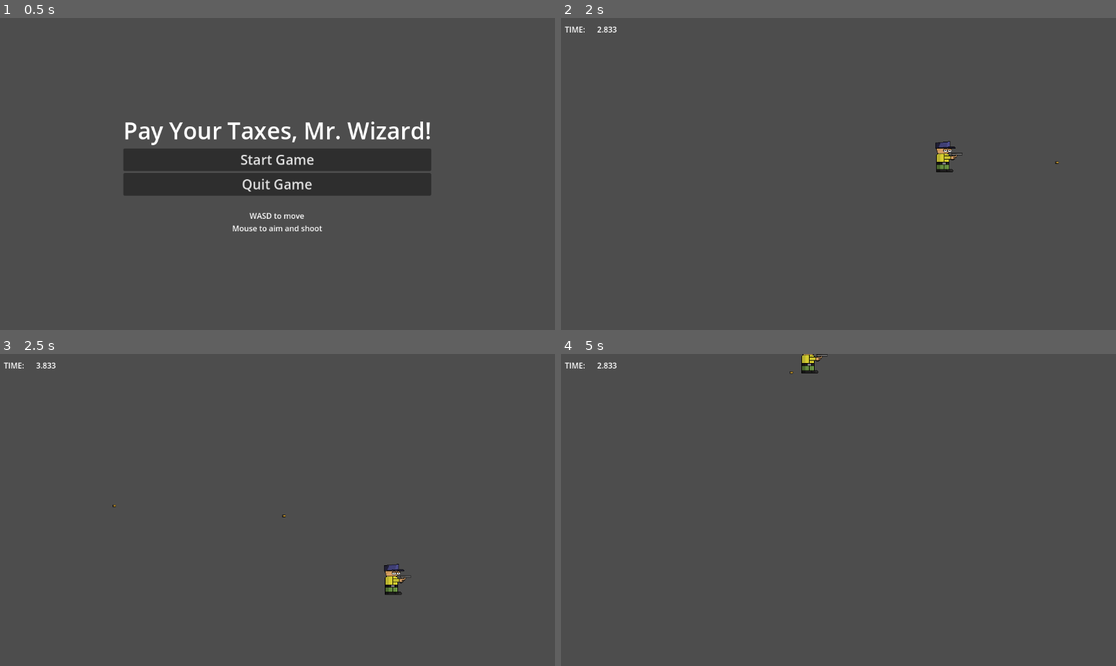
Above: before the commit, frames 1-4 (two rows, left to right).
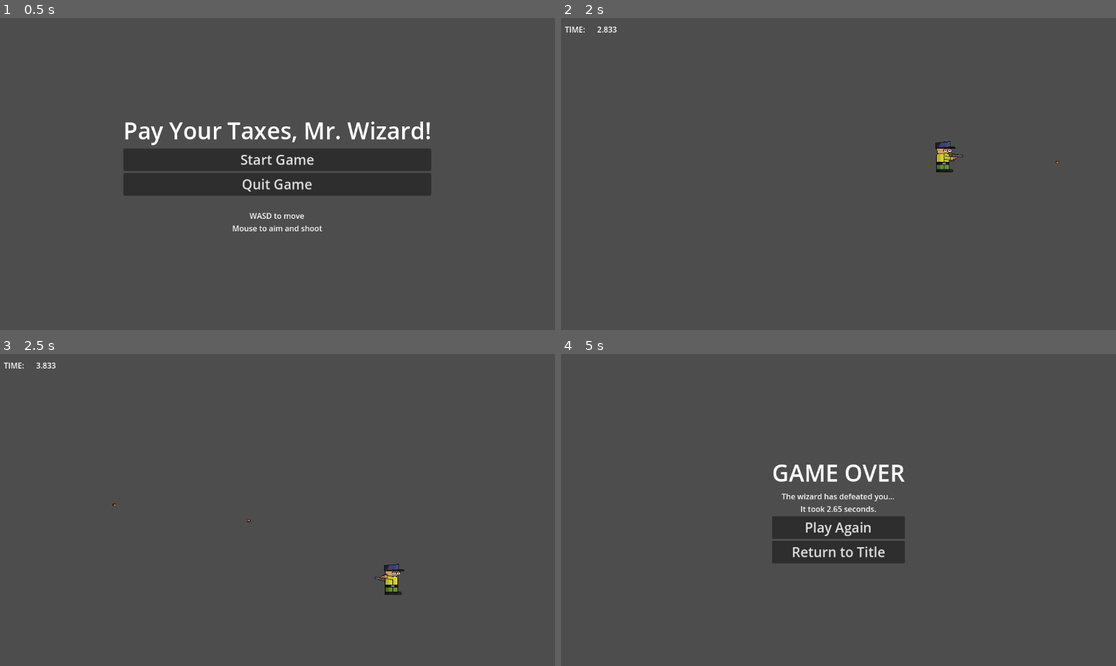
Above: after the commit, the same moments.

Repository: BriarLeaves/gun-wizard-loop-game
Game: Godot game, scene res://start_menu.tscn
The game is run twice, just before and just after one commit, with the same random seed, the same clock (stepped at 60 frames per second) and the same inputs. The engine's default icon, where the game draws it, is replaced by a stand-in: a white triangle on a blue panel in a dark square. Sound files missing from this copy of the repository are replaced by a short silence.
Inputs (mouse positions are in pixels of both pictures, inside the frame that each line leads up to):
- Up to frame 1 (0.5 s): no input
- Up to frame 2 (2 s): click "Start Game" at 0.5 s; tap Enter at 1.25 s; move the mouse to (960, 158) at 1.27 s; hold D (move_right) from 1.28 s (still down); click (960, 158) at 1.35 s
- Up to frame 3 (2.5 s): move the mouse to (166, 525) at 2.02 s; release D (move_right) at 2.03 s; hold S (move_down) from 2.03 s (still down); click (166, 525) at 2.1 s
- Up to frame 4 (5 s): move the mouse to (894, 441) at 2.77 s; release S (move_down) at 2.78 s; hold D (move_right) 2.78-3.5 s; click (894, 441) at 2.85 s; click "Play Again" at 3.5 s; tap Space at 4.25 s; move the mouse to (810, 572) at 4.27 s; hold W (move_up) from 4.28 s (still down); click (810, 572) at 4.35 s

Frame 1 is identical in both runs. In frame 2, less than 0.1% of the frame differs, in the area x 69-90%, y 43-47%; in frame 3, less than 0.1%; in frame 4, 4.5%, in the area x 0-62%, y 0-68%.

Commit message:
Implemented moving player arm

Diff:
--- a/gun-wizard-loop-game/bullet_manager.gd
+++ b/gun-wizard-loop-game/bullet_manager.gd
@@ -1,7 +1,7 @@
 extends Node
 
 @onready var bullet = preload("res://bullet.tscn")
-@onready var player = get_node("../Player")
+@onready var player_arm = get_node("../Player/Arm")
 @onready var shooting_point = get_node("../Player/Arm/ShootingPoint")
 
 var mouse_position: Vector2 = Vector2.ZERO
@@ -16,12 +16,11 @@
 
 # Called every frame. 'delta' is the elapsed time since the previous frame.
 func _process(delta: float) -> void:
-	print(shooting_point.global_position)
-	pass
+	mouse_position = get_viewport().get_mouse_position()
+	player_arm.look_at(mouse_position)
 
 
 func _on_player_shoot_bullet() -> void:
-	mouse_position = get_viewport().get_mouse_position()
 	bullet_direction = (mouse_position - shooting_point.global_position).normalized()
 	var bullet_instance = bullet.instantiate()
 	bullet_instance.velocity = bullet_direction * bullet_speed
